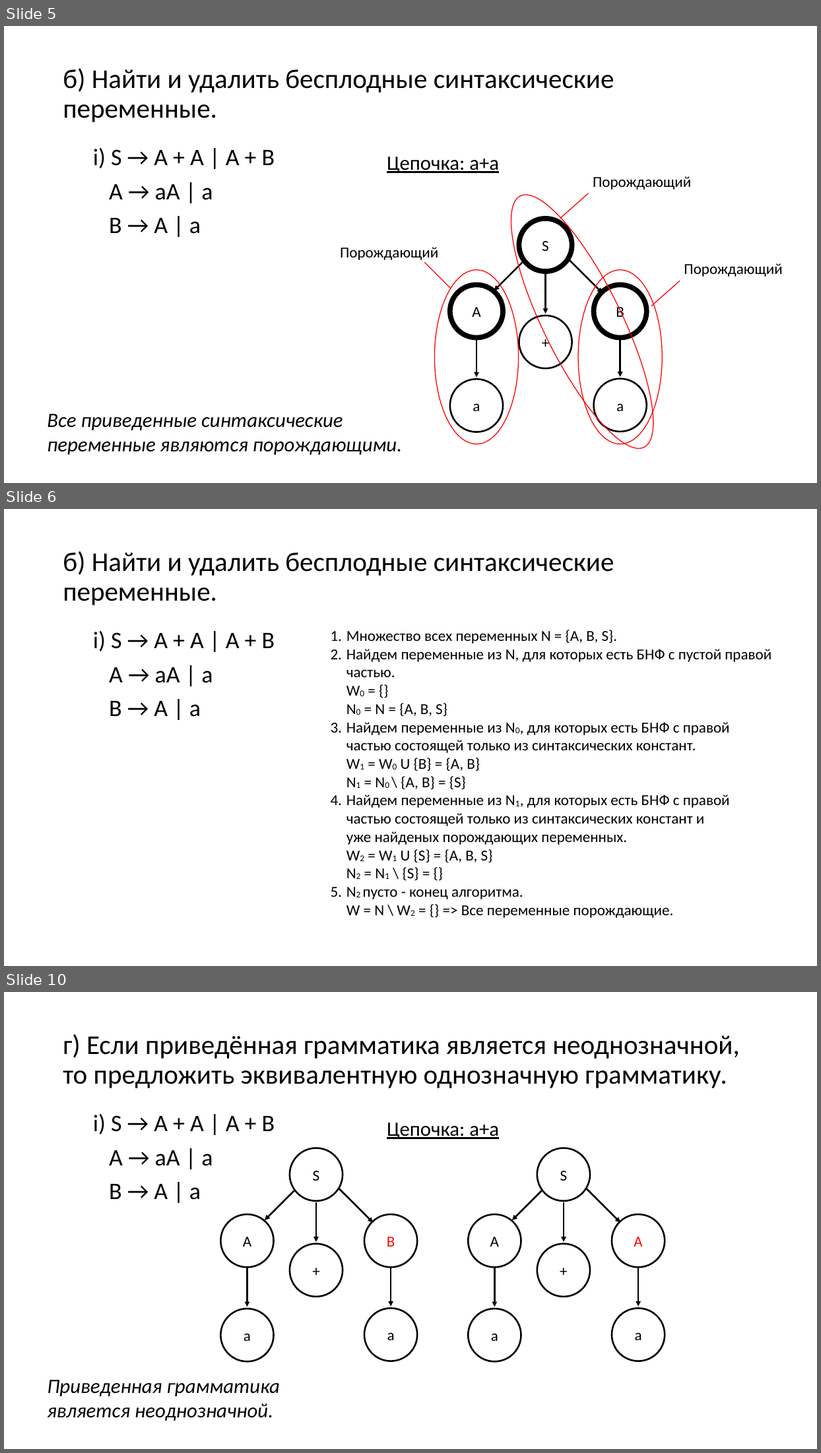
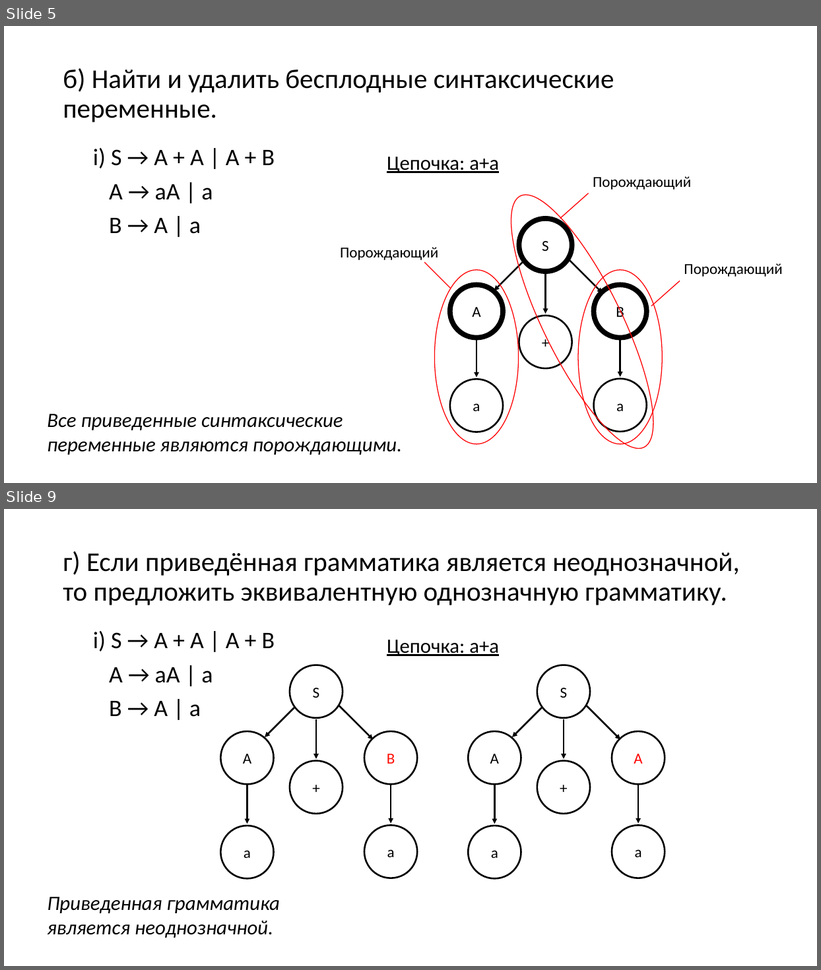
Before and after one commit to goddamnteam/korzun, a slide deck: task6.pptx. Shown one above the other, each under a label of ours: slides 5, 6 and 10 before the commit, slides 5 and 9 after it; the slides between them are not shown. The pictures are 821x1453 and 821x970 pixels, drawn with LibreOffice and Linux fonts; fonts in the diff are those of the drawing. Boxes give left, top, right and bottom in pixels: in the first picture for what was removed or moved away, otherwise in the second. Text is boxed around its words. In the diff, an @@ line names an element or a change of style, - is before the commit and + after.

```diff
--- a/task6.pptx
+++ b/task6.pptx
@@ slide 6 removed at [4,509,817,966], background #FFFFFF @@
@@ title removed at [63,551,614,605] @@
-б) Найти и удалить бесплодные синтаксические переменные.
@@ text removed at [93,631,275,717] @@
-  i) S → A + A | A + B
-  A → aA | a
-  B → A | a
@@ text removed at [347,630,772,918] @@
-1. Множество всех переменных N = {A, B, S}.
-2. Найдем переменные из N, для которых есть БНФ с пустой правой
-   частью.
-   W0 = {}
-   N0 = N = {A, B, S}
-3. Найдем переменные из N0, для которых есть БНФ с правой
-   частью состоящей только из синтаксических констант.
-   W1 = W0 U {B} = {A, B}
-   N1 = N0 \ {A, B} = {S}
-4. Найдем переменные из N1, для которых есть БНФ с правой
-   частью состоящей только из синтаксических констант и
-   уже найденых порождающих переменных.
-   W2 = W1 U {S} = {A, B, S}
-   N2 = N1 \ {S} = {}
-5. N2 пусто - конец алгоритма.
-   W = N \ W2 = {} => Все переменные порождающие.
@@ what was slide 10 is now slide 9 @@
```
Also in this commit, not shown: 9 slides changed.
